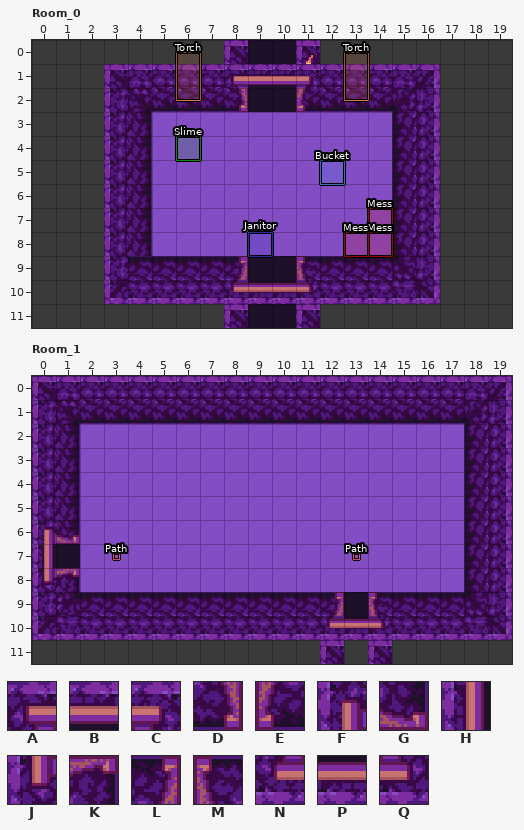
Two versions of a level (LDtk project, media/levels/rooms.ldtk). Above: the version before the commit.
Cells are 16x16 px. Shown: Room_0 x 0..19, y 0..11; Room_1 x 0..19, y 0..11. The commit also changed other parts of the map, which this record leaves out.
Key: from "WorldMap": A 229, B 230, C 231, D 261, E 263, F 291, G 292, H 323, J 355, K 356, L 389, M 391, N 421, P 422, Q 423.
_ is an empty cell.
Layers that did not change in this view are not listed.
Layer "Top" before, Room_0, first column x 0:
 0 ____________________
 1 ________ABBC________
 2 ________D__E________
 3 ____________________
 4 ____________________
 5 ____________________
 6 ____________________
 7 ____________________
 8 ____________________
 9 ________L__M________
10 ________NPPQ________
11 ____________________
Layer "Top" before, Room_1, first column x 0:
 0 ____________________
 1 ____________________
 2 ____________________
 3 ____________________
 4 ____________________
 5 ____________________
 6 FG__________________
 7 H___________________
 8 JK__________________
 9 ____________L_M_____
10 ____________NPQ_____
11 ____________________
Now the later version:
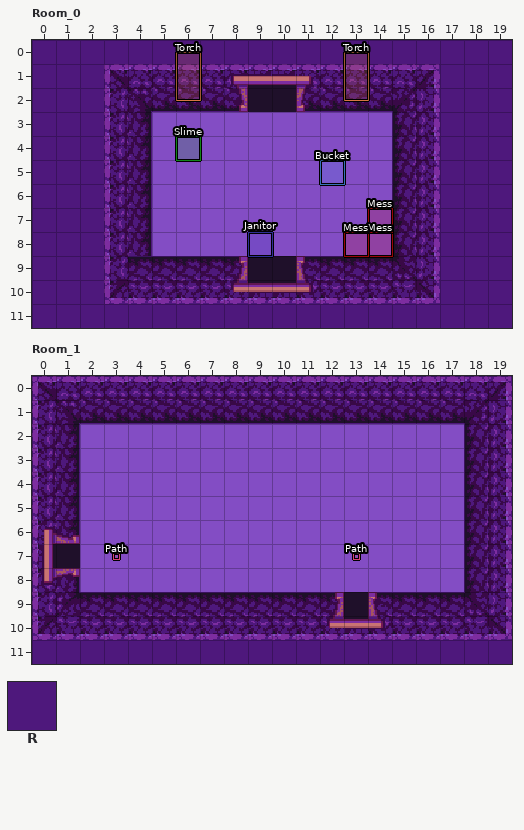
Further tiles: from "WorldMap": R 518.
From the commit log: Update tile top wall position
Diff:
Changed rows in their new state; . is an unchanged cell.
Layer "Top", Room_0:
first column x 0:
 0 RRRRRRRRRRRRRRRRRRRR
 1 RRR..............RRR
 2 RRR..............RRR
 3 RRR..............RRR
 4 RRR..............RRR
 5 RRR..............RRR
 6 RRR..............RRR
 7 RRR..............RRR
 8 RRR..............RRR
 9 RRR..............RRR
10 RRR..............RRR
11 RRRRRRRRRRRRRRRRRRRR
Layer "Top", Room_1:
first column x 0:
11 RRRRRRRRRRRRRRRRRRRR
